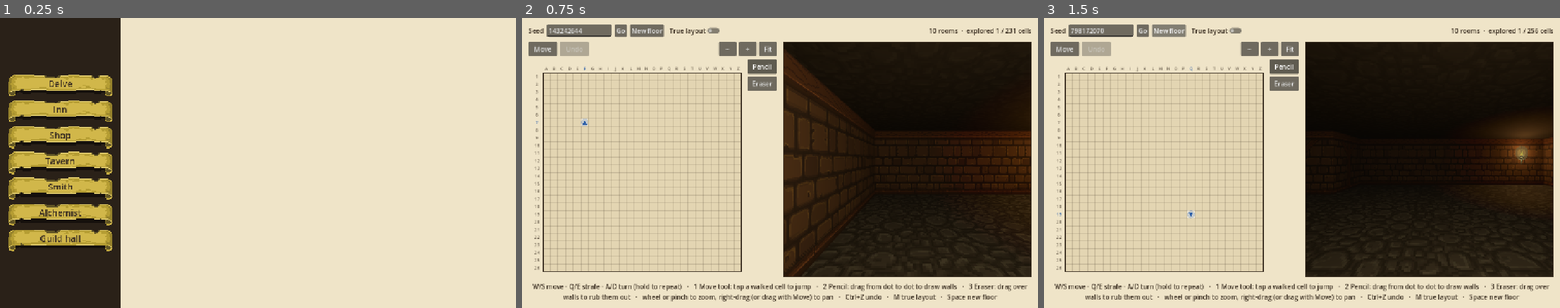
Above: before the commit, frames 1-3 (left to right).
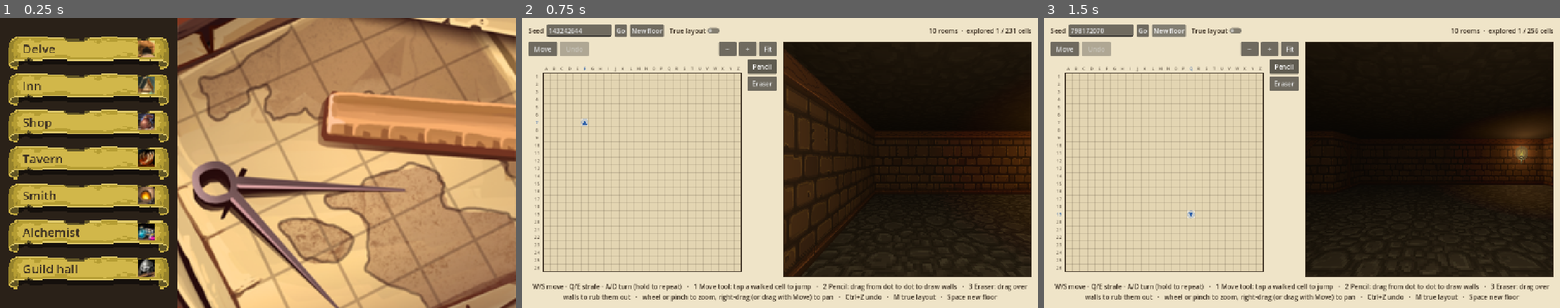
Above: after the commit, the same moments.

Repository: ofirvard/EOClone
Game: Godot game, scene res://scenes/main_menu.tscn
Same seed, same stepped clock (60 frames per second), same inputs: the game is played once before the commit and once after it.
Inputs:
- Up to frame 1 (0.25 s): no input
- Up to frame 2 (0.75 s): click "Delve" at 0.5 s
- Up to frame 3 (1.5 s): click "New floor" at 1.25 s

The runs differ from the first frame. In frame 1, 89% of the frame differs, in the area x 1-100%, y 0-100%; in frame 2, nothing differs; in frame 3, nothing differs.

Commit message:
Town menu: place icons, bigger scrolls, and a full-height picture
- Each place has an icon at the right end of its scroll; icons and the
  picture are listed in data/town/places.json.
- Scrolls drawn at 3x with larger text; content stays on the paper part.
- The map-and-compass picture fills the right side.
- README credits the Strategy Game Icons pack; design doc updated.

Co-Authored-By: Claude Opus 5.5 <noreply@anthropic.com>

Diff:
--- a/data/town/places.json
+++ b/data/town/places.json
@@ -1,11 +1,12 @@
 {
+	"picture": "res://assets/ui/town_picture.png",
 	"places": [
-		{"id": "delve", "name": "Delve", "scene": "res://scenes/map_preview.tscn"},
-		{"id": "inn", "name": "Inn"},
-		{"id": "shop", "name": "Shop"},
-		{"id": "tavern", "name": "Tavern"},
-		{"id": "smith", "name": "Smith"},
-		{"id": "alchemist", "name": "Alchemist"},
-		{"id": "guild_hall", "name": "Guild hall"}
+		{"id": "delve", "name": "Delve", "icon": "res://assets/ui/icons/delve.png", "scene": "res://scenes/map_preview.tscn"},
+		{"id": "inn", "name": "Inn", "icon": "res://assets/ui/icons/inn.png"},
+		{"id": "shop", "name": "Shop", "icon": "res://assets/ui/icons/shop.png"},
+		{"id": "tavern", "name": "Tavern", "icon": "res://assets/ui/icons/tavern.png"},
+		{"id": "smith", "name": "Smith", "icon": "res://assets/ui/icons/smith.png"},
+		{"id": "alchemist", "name": "Alchemist", "icon": "res://assets/ui/icons/alchemist.png"},
+		{"id": "guild_hall", "name": "Guild hall", "icon": "res://assets/ui/icons/guild_hall.png"}
 	]
 }
--- a/src/view/main_menu.gd
+++ b/src/view/main_menu.gd
@@ -1,7 +1,8 @@
 extends Control
-## Town menu: the places in town as a list on the left, over a plain backdrop.
-## The places come from data/town/places.json. A place with a "scene" opens
-## it; the rest do nothing yet.
+## Town menu: the places in town as a list on the left, each with an icon,
+## and a big picture on the right. Places and the picture come from
+## data/town/places.json. A place with a "scene" opens it; the rest do
+## nothing yet.
 
 const PLACES_PATH := "res://data/town/places.json"
 
@@ -9,21 +10,26 @@
 const INK := Color("3b2f22")
 const PANEL := Color("2a2118")
 
-const LIST_WIDTH := 300.0
-const BUTTON_HEIGHT := 54.0      ## Big enough to tap on a phone.
-const FONT_SIZE := 22
+const LIST_WIDTH := 440.0
+const FONT_SIZE := 30
+const ICON_SIZE := 42.0          ## Fits on the paper part of the scroll.
+const ICON_GAP := 12.0           ## Between the icon and the text.
 
 ## Parchment strip behind each button, drawn at SCROLL_SCALE so its pixels
 ## stay square. The curled ends and torn edges (in source pixels) don't stretch.
 const SCROLL_TEXTURE := "res://assets/ui/scroll_button.png"
-const SCROLL_SCALE := 2
+const SCROLL_SCALE := 3
+const SCROLL_HEIGHT := 27        ## Source pixels.
+const BUTTON_HEIGHT := SCROLL_HEIGHT * SCROLL_SCALE   ## 81 px: easy to tap on a phone.
 const SCROLL_EDGES := {"left": 10, "right": 10, "top": 5, "bottom": 9}
-## Room the text keeps from the edges (scaled pixels), so it sits on the paper
-## and not on the curls underneath.
-const TEXT_MARGINS := {"left": 24, "right": 24, "top": 4, "bottom": 14}
+## The flat paper part of the strip, as source-pixel margins: content (icon
+## and text) stays inside it, off the curls and the rolled edge underneath.
+const PAPER_MARGINS := {"left": 12, "right": 12, "top": 2, "bottom": 9}
 
 
 func _ready() -> void:
+	var data := _load_town(PLACES_PATH)
+
 	var bg := ColorRect.new()
 	bg.color = PAPER
 	bg.set_anchors_and_offsets_preset(Control.PRESET_FULL_RECT)
@@ -45,16 +51,61 @@
 	panel.add_child(list)
 
 	var scroll := _scaled_texture(SCROLL_TEXTURE, SCROLL_SCALE)
-	for place in _load_places(PLACES_PATH):
+	for place in data.get("places", []):
 		var button := Button.new()
 		button.text = place.get("name", "?")
 		button.custom_minimum_size.y = BUTTON_HEIGHT
 		button.add_theme_font_size_override("font_size", FONT_SIZE)
 		_style_as_scroll(button, scroll)
+		_add_icon(button, place.get("icon", ""))
 		var scene: String = place.get("scene", "")
 		if scene != "":
 			button.pressed.connect(func(): get_tree().change_scene_to_file(scene))
 		list.add_child(button)
+
+	_add_picture(data.get("picture", ""))
+
+
+## The big picture, filling the space right of the list. It keeps its shape
+## and is cropped to fit.
+func _add_picture(path: String) -> void:
+	if path == "" or not ResourceLoader.exists(path):
+		return
+	var picture := TextureRect.new()
+	picture.texture = load(path)
+	picture.set_anchors_and_offsets_preset(Control.PRESET_FULL_RECT)
+	picture.offset_left = LIST_WIDTH
+	picture.expand_mode = TextureRect.EXPAND_IGNORE_SIZE
+	picture.stretch_mode = TextureRect.STRETCH_KEEP_ASPECT_COVERED
+	picture.clip_contents = true
+	picture.texture_filter = CanvasItem.TEXTURE_FILTER_LINEAR_WITH_MIPMAPS
+	add_child(picture)
+
+
+## Icon at the right end of the scroll; the text starts at the left.
+## It's a child picture rather than the button's own icon so it can be
+## smoothed (the scroll itself keeps hard pixels).
+func _add_icon(button: Button, path: String) -> void:
+	if path == "" or not ResourceLoader.exists(path):
+		return
+	var icon := TextureRect.new()
+	icon.texture = load(path)
+	icon.expand_mode = TextureRect.EXPAND_IGNORE_SIZE
+	icon.stretch_mode = TextureRect.STRETCH_KEEP_ASPECT_CENTERED
+	icon.texture_filter = CanvasItem.TEXTURE_FILTER_LINEAR_WITH_MIPMAPS
+	icon.mouse_filter = Control.MOUSE_FILTER_IGNORE
+	var top := _paper_margin("top")
+	var paper_height := BUTTON_HEIGHT - top - _paper_margin("bottom")
+	# Pinned to the right end of the paper, so the icons line up in a column.
+	var right := _paper_margin("right")
+	icon.anchor_left = 1.0
+	icon.anchor_right = 1.0
+	icon.offset_left = -right - ICON_SIZE
+	icon.offset_right = -right
+	icon.offset_top = top + (paper_height - ICON_SIZE) / 2.0
+	icon.offset_bottom = icon.offset_top + ICON_SIZE
+	button.add_child(icon)
+	button.alignment = HORIZONTAL_ALIGNMENT_LEFT
 
 
 ## Dark ink on the parchment strip. The strip brightens under the pointer and
@@ -73,8 +124,8 @@
 		box.texture = scroll
 		for side in SCROLL_EDGES:
 			box.set("texture_margin_" + side, SCROLL_EDGES[side] * SCROLL_SCALE)
-		for side in TEXT_MARGINS:
-			box.set("content_margin_" + side, TEXT_MARGINS[side])
+		for side in PAPER_MARGINS:
+			box.set("content_margin_" + side, _paper_margin(side))
 		box.modulate_color = tints[state]
 		button.add_theme_stylebox_override(state, box)
 	button.add_theme_stylebox_override("hover_pressed", button.get_theme_stylebox("pressed"))
@@ -82,6 +133,11 @@
 	for state in ["font_color", "font_hover_color", "font_pressed_color", "font_focus_color", "font_hover_pressed_color"]:
 		button.add_theme_color_override(state, INK)
 	button.texture_filter = CanvasItem.TEXTURE_FILTER_NEAREST
+
+
+## A PAPER_MARGINS side in screen pixels.
+func _paper_margin(side: String) -> float:
+	return PAPER_MARGINS[side] * SCROLL_SCALE
 
 
 ## Loads a pixel-art texture and scales it up by a whole number with hard
@@ -96,13 +152,14 @@
 	return ImageTexture.create_from_image(image)
 
 
-func _load_places(path: String) -> Array:
+## {"picture": path, "places": [...]} from the town file, or {} if unreadable.
+func _load_town(path: String) -> Dictionary:
 	var file := FileAccess.open(path, FileAccess.READ)
 	if file == null:
 		push_warning("No town places at %s." % path)
-		return []
+		return {}
 	var data = JSON.parse_string(file.get_as_text())
 	if data is Dictionary and data.get("places") is Array:
-		return data["places"]
+		return data
 	push_warning("Could not read town places from %s." % path)
-	return []
+	return {}
Binary file added: assets/ui/icons/alchemist.png
Not shown, added: assets/ui/icons/alchemist.png.import
Binary file added: assets/ui/icons/delve.png
Not shown, added: assets/ui/icons/delve.png.import
Binary file added: assets/ui/icons/guild_hall.png
Not shown, added: assets/ui/icons/guild_hall.png.import
Binary file added: assets/ui/icons/inn.png
Not shown, added: assets/ui/icons/inn.png.import
Binary file added: assets/ui/icons/shop.png
Not shown, added: assets/ui/icons/shop.png.import
Binary file added: assets/ui/icons/smith.png
Not shown, added: assets/ui/icons/smith.png.import
(and 5 more such lines)
